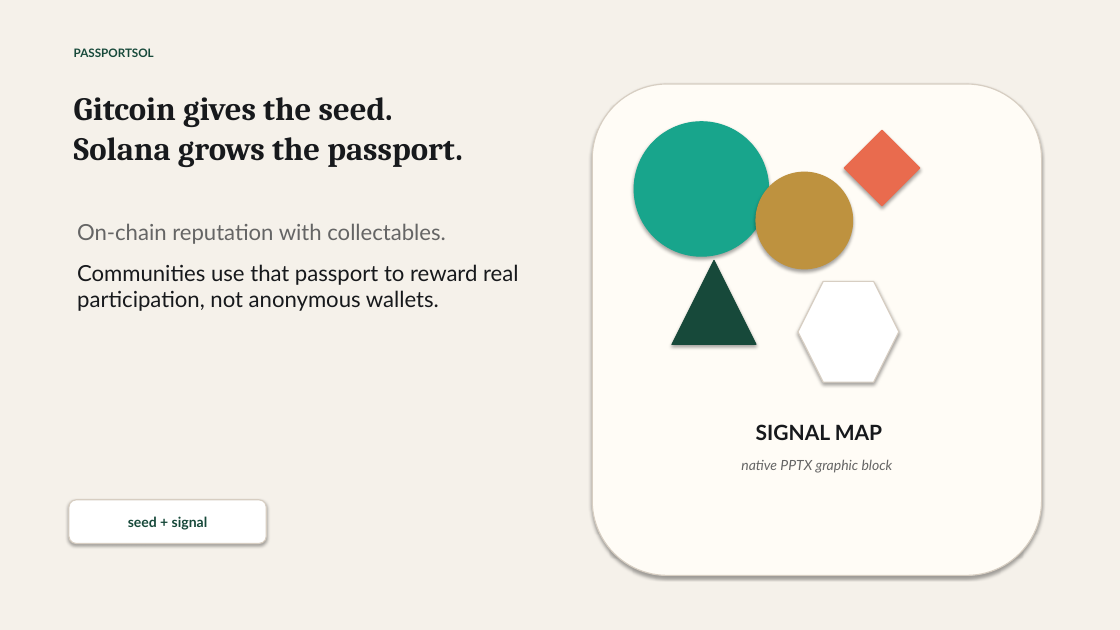
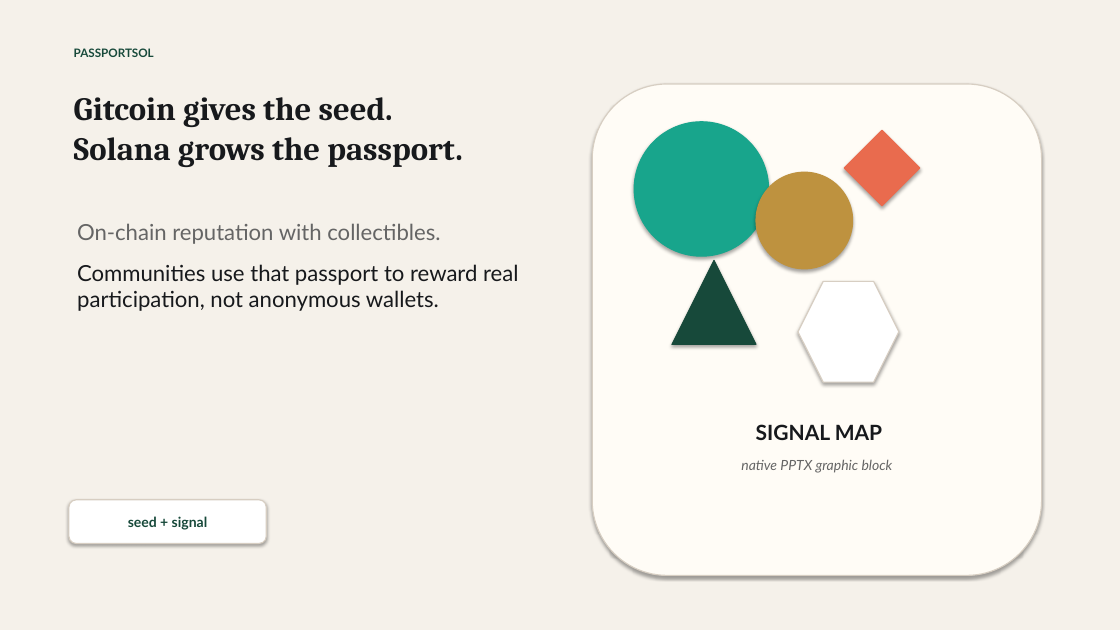
Before and after one commit to 0jz/passportsol, a slide deck: slide 1 of PassportSOL_Pitch_Judges_v1.pptx. Drawn at 1120x630 pixels with LibreOffice and Linux fonts; fonts in the diff are those of the drawing. Boxes give left, top, right and bottom in pixels: in the first picture for what was removed or moved away, otherwise in the second. Text is boxed around its words. In the diff, an @@ line names an element or a change of style, - is before the commit and + after.

Commit message:
Use collectibles one-liner in judge pitch

```diff
--- a/PassportSOL_Pitch_Judges_v1.pptx
+++ b/PassportSOL_Pitch_Judges_v1.pptx
@@ text at [77, 223, 440, 244]: text changed @@
-On-chain reputation with collectables.
+On-chain reputation with collectibles.
```
Also in this commit, not shown: 2 other files.
